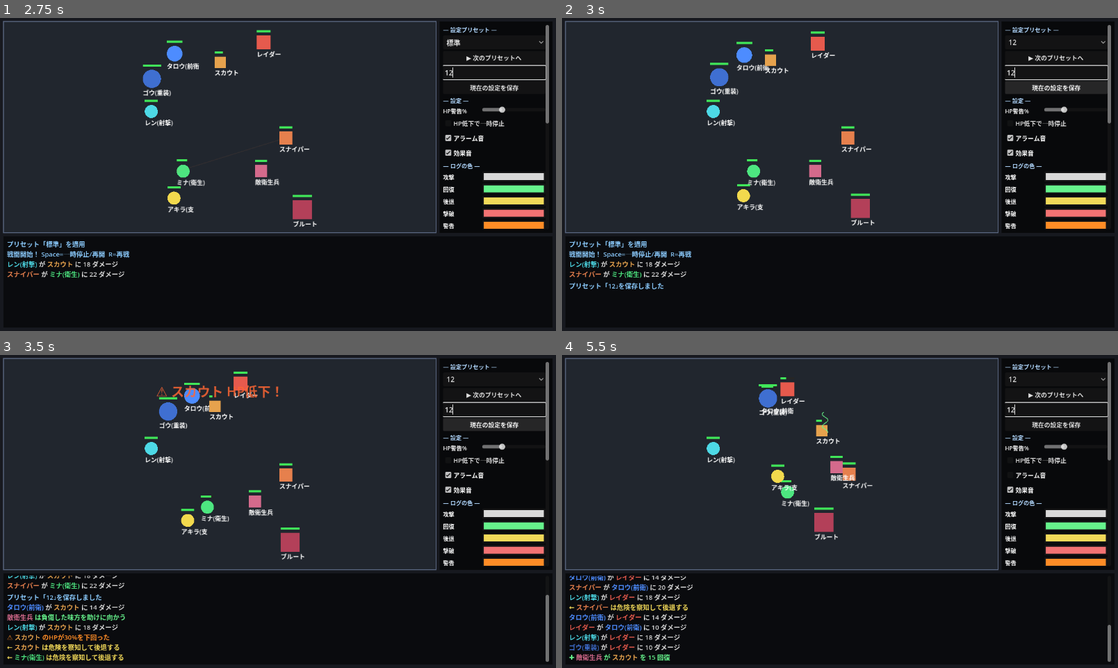
Above: before the commit, frames 1-4 (two rows, left to right).
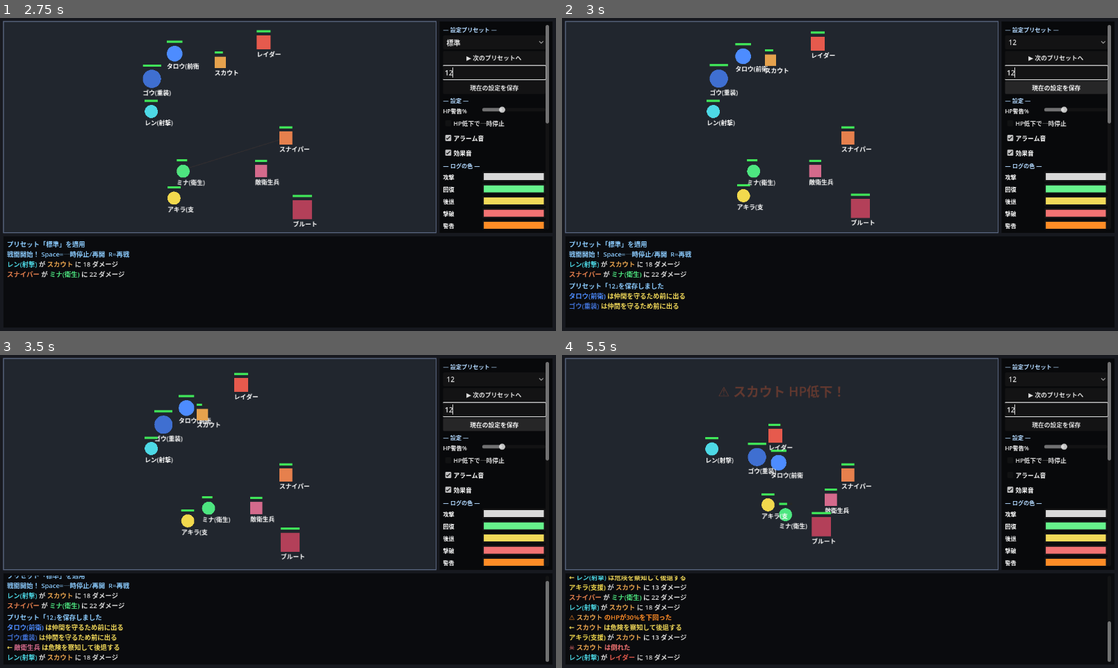
Above: after the commit, the same moments.

Repository: GGF1sh/AutoRTS-Project
Game: Godot game, scene res://scenes/Main.tscn
Two runs of this game, one before a commit and one after it. Both use one fixed random seed, a clock stepped at 60 frames per second and the inputs below.
Inputs (mouse positions are in pixels of both pictures, inside the frame that each line leads up to):
- Up to frame 1 (2.75 s): click (494, 74) at 0.52 s; type "12" at 0.6 s; click "標準" at 1.25 s; click "▶ 次のプリセットへ" at 2 s
- Up to frame 2 (3 s): click "現在の設定を保存" at 2.75 s
- Up to frame 3 (3.5 s): no input
- Up to frame 4 (5.5 s): click "12" at 3.5 s; click "HP低下で一時停止" at 4.25 s; click "アラーム音" at 5 s

Frame 1 is identical in both runs. In frame 2, 0.9% of the frame differs, in the area x 1-38%, y 7-94%; in frame 3, 4.1%; in frame 4, 5.2%, in the area x 1-99%, y 7-98%.

Commit message:
v0.9.5: チーム連携 protect_ally（盾役が後衛を守る）
盾役Frontline（タロウ/ゴウ）が、敵に狙われた後衛（射撃/支援/衛生兵）と
敵の「間」へ割り込んで守る。脅威が射程内なら迎撃、守る相手が無ければ通常攻撃へ。
新条件 backline_threatened・新行動 protect_ally を Unit.gd と gambits.json に追加。
Raider/Brute は純アタッカーとして既定ガンビットを分離。

Co-Authored-By: Claude Opus 4.8 <noreply@anthropic.com>

Diff:
--- a/data/gambits.json
+++ b/data/gambits.json
@@ -2,14 +2,17 @@
 	"_comment": "ロールごとのガンビット（条件→行動を上から評価し、最初に成立したものを実行）。cond/action は Unit.gd が対応しているキーのみ有効。param=条件のしきい値（割合0-1や距離px）。factor=後退系の安全距離倍率（敵の最大射程×factor まで下がる）。",
 	"_conditions": [
 		"self_hp_below(param=割合)", "ally_hp_below(param=割合)",
+		"backline_threatened(param=距離: 後衛の味方に敵がparam以内に接近)",
 		"enemy_in_range", "enemy_too_close(param=距離)", "nearest_enemy_exists"
 	],
 	"_actions": [
 		"attack_nearest", "attack_weakest", "focus_fire(味方の集中ターゲットを狙う)",
+		"protect_ally(param=距離: 狙われた後衛と敵の間へ割り込み、射程内なら迎撃)",
 		"move_to_nearest_enemy", "heal_lowest_hp_ally", "heal_self",
 		"retreat(際限なし)", "retreat_to_safe(factor=倍率)", "flee_to_healer(factor=倍率)"
 	],
 	"Frontline": [
+		{ "cond": "backline_threatened", "param": 150.0, "action": "protect_ally" },
 		{ "cond": "enemy_in_range", "action": "attack_nearest" },
 		{ "cond": "nearest_enemy_exists", "action": "move_to_nearest_enemy" }
 	],
--- a/scripts/Unit.gd
+++ b/scripts/Unit.gd
@@ -115,6 +115,8 @@
 			return float(hp) / float(max_hp) < param
 		"ally_hp_below":
 			return _find_wounded_ally(param) != null
+		"backline_threatened":
+			return _find_threatened_backline(param) != null
 		"enemy_in_range":
 			var e: Unit = _find_nearest_enemy()
 			return e != null and global_position.distance_to(e.global_position) <= attack_range
@@ -135,6 +137,8 @@
 			_act_attack(_find_weakest_enemy(), delta)
 		"focus_fire":
 			_act_attack(_focus_or_nearest(), delta)
+		"protect_ally":
+			_act_protect_ally(rule.get("param", 150.0), delta)
 		"retreat":
 			_act_retreat(delta)
 		"retreat_to_safe":
@@ -176,6 +180,32 @@
 	return _find_nearest_enemy()
 
 
+# 脅威にさらされた後衛の味方と敵の「間」へ回り込んで守る。
+# 守る相手が居なければ通常攻撃にフォールバック。脅威が射程内なら迎撃する。
+func _act_protect_ally(param: float, delta: float) -> void:
+	var ally: Unit = _find_threatened_backline(param)
+	if ally == null:
+		_act_attack(_find_nearest_enemy(), delta)
+		return
+	var threat: Unit = _nearest_enemy_to(ally.global_position)
+	if threat == null:
+		_act_attack(_find_nearest_enemy(), delta)
+		return
+	# 脅威が自分の射程内に居れば迎撃（盾として殴り返す）
+	if global_position.distance_to(threat.global_position) <= attack_range:
+		_set_action("護衛(迎撃)")
+		_try_attack(threat)
+		return
+	# 守る味方の「敵側」に立ち、間に割り込む
+	var dir: Vector2 = (threat.global_position - ally.global_position).normalized()
+	var guard_pos: Vector2 = ally.global_position + dir * (radius * 2.0 + 16.0)
+	_set_action("護衛")
+	var mv: Vector2 = guard_pos - global_position
+	if mv.length() > 2.0:
+		global_position += mv.normalized() * move_speed * delta
+	_clamp_to_battlefield()
+
+
 func _act_move_to(target: Unit, delta: float) -> void:
 	if target == null:
 		_set_action("待機")
@@ -343,6 +373,43 @@
 			lowest_ratio = ratio
 			target = u
 	return target
+
+
+# 指定座標に最も近い「生きている敵」
+func _nearest_enemy_to(pos: Vector2) -> Unit:
+	var nearest: Unit = null
+	var best: float = INF
+	for u in _units_in(_enemy_group()):
+		if not u.is_alive():
+			continue
+		var d: float = pos.distance_to(u.global_position)
+		if d < best:
+			best = d
+			nearest = u
+	return nearest
+
+
+# 後衛ロール判定（射撃・支援・衛生兵、または回復役）
+func _is_backline(u: Unit) -> bool:
+	return u.heal_power > 0 or u.role == "Shooter" or u.role == "Support" or u.role == "Medic"
+
+
+# 敵が param px 以内に迫っている後衛の味方のうち、最も脅威が近い1体（自分以外）。
+# protect_ally の対象。守る必要が無ければ null。
+func _find_threatened_backline(param: float) -> Unit:
+	var best: Unit = null
+	var best_threat: float = param
+	for u in _units_in(_ally_group()):
+		if u == self or not u.is_alive() or not _is_backline(u):
+			continue
+		var e: Unit = _nearest_enemy_to(u.global_position)
+		if e == null:
+			continue
+		var d: float = u.global_position.distance_to(e.global_position)
+		if d < best_threat:
+			best_threat = d
+			best = u
+	return best
 
 
 # ============================================================
@@ -447,6 +514,9 @@
 		"回復", "接近(回復)":
 			msg = "%s は負傷した味方を助けに向かう" % unit_name
 			cat = "heal"
+		"護衛", "護衛(迎撃)":
+			msg = "%s は仲間を守るため前に出る" % unit_name
+			cat = "retreat"
 	if msg != "":
 		battle.log_message(msg, cat, team_name())
 		_narration_cd = NARRATION_INTERVAL
@@ -484,7 +554,13 @@
 				{ "cond": "enemy_in_range", "action": "attack_weakest" },
 				{ "cond": "nearest_enemy_exists", "action": "move_to_nearest_enemy" },
 			]
-		_:  # Frontline / Raider / Brute：盾役。退かずHP0まで戦う
+		"Frontline":  # 盾役。後衛が狙われたら割り込んで守る→いなければ普通に殴る
+			return [
+				{ "cond": "backline_threatened", "param": 150.0, "action": "protect_ally" },
+				{ "cond": "enemy_in_range", "action": "attack_nearest" },
+				{ "cond": "nearest_enemy_exists", "action": "move_to_nearest_enemy" },
+			]
+		_:  # Raider / Brute：純アタッカー。退かずHP0まで戦う
 			return [
 				{ "cond": "enemy_in_range", "action": "attack_nearest" },
 				{ "cond": "nearest_enemy_exists", "action": "move_to_nearest_enemy" },
Not shown, changed: docs/NEXT_TASKS.md
Not shown, changed: docs/VERSION_HISTORY.md
Not shown, changed: docs/ai-log/Claude.md
